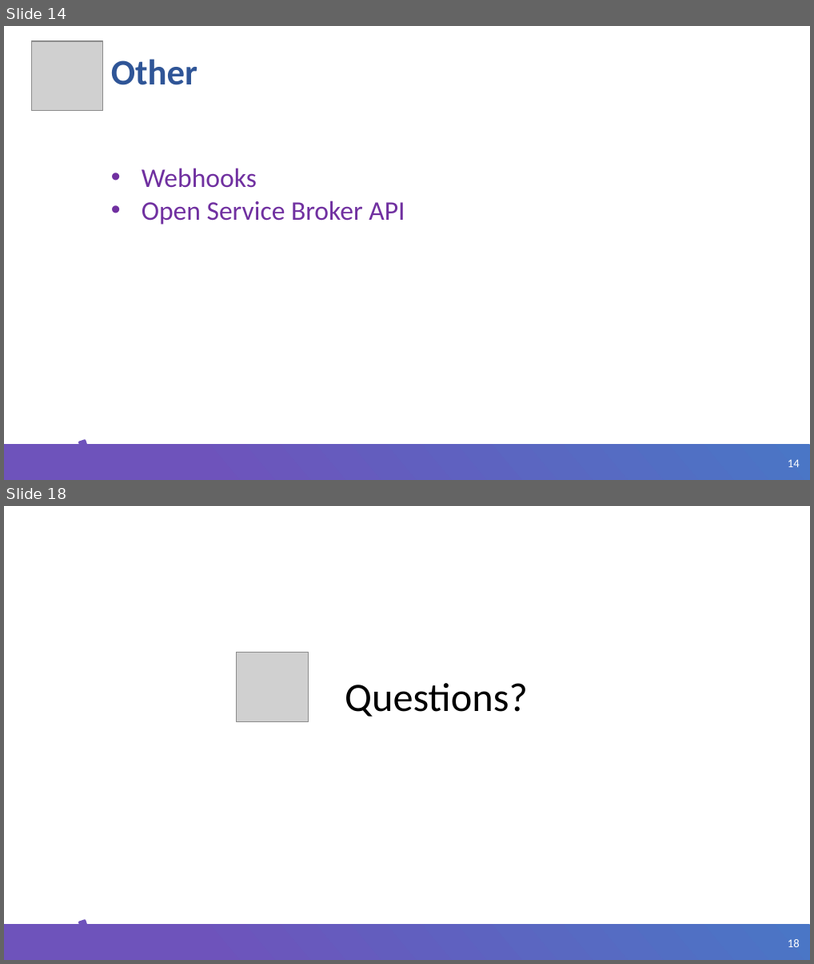
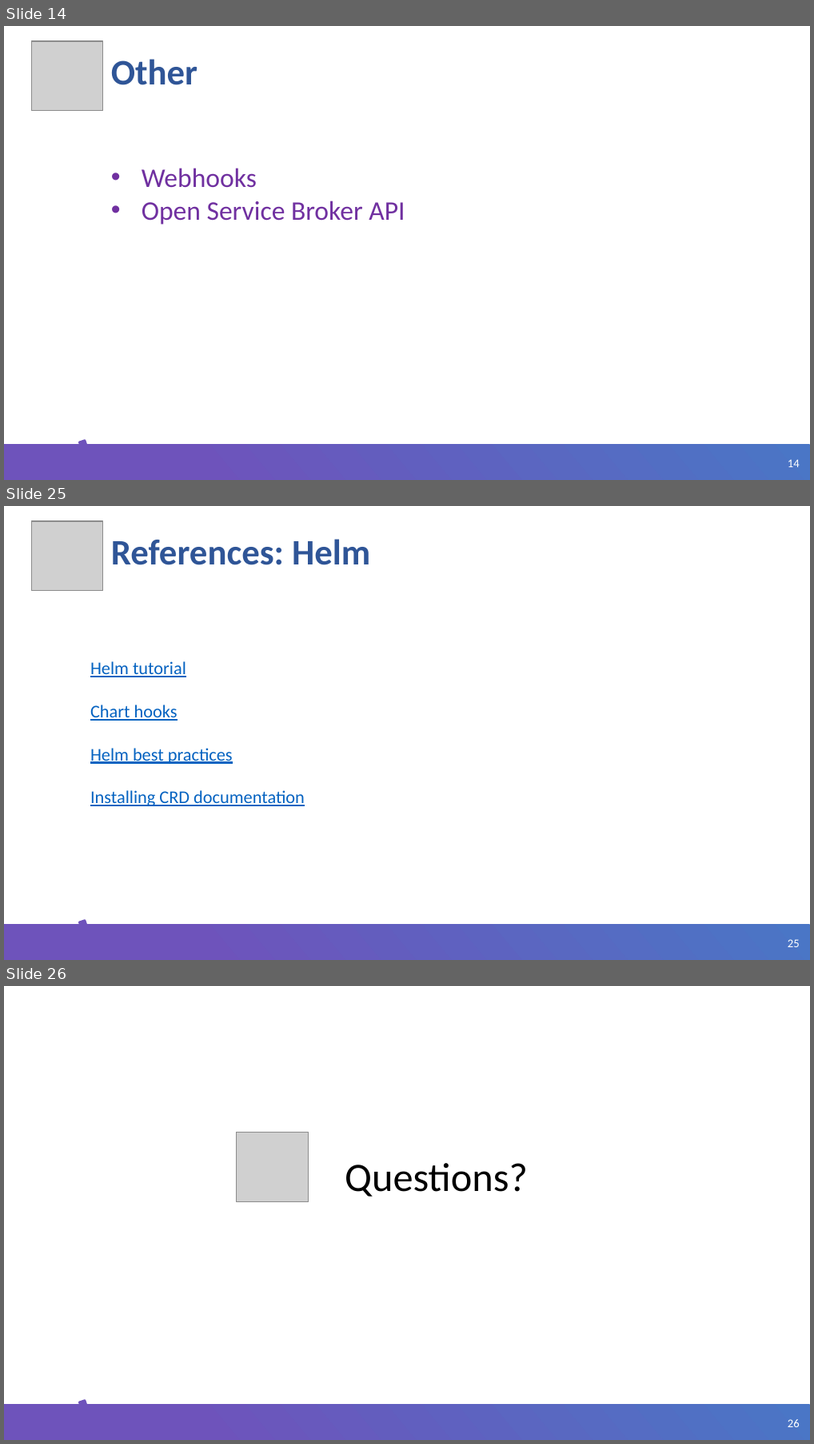
Before and after one commit to ybaryshnikova/extensions-meetup, a slide deck: Kubernetes CRD Helm.pptx. Shown one above the other, each under a label of ours: slides 14 and 18 before the commit, slides 14, 25 and 26 after it; the slides between them are not shown. The pictures are 814x964 and 814x1444 pixels, drawn with LibreOffice and Linux fonts; fonts in the diff are those of the drawing; grey boxes stand for pictures; background and template pictures are left out. Boxes give left, top, right and bottom in pixels: in the first picture for what was removed or moved away, otherwise in the second. Text is boxed around its words. In the diff, an @@ line names an element or a change of style, - is before the commit and + after.

Commit message:
restructure CRD helm examples

```diff
--- a/Kubernetes CRD Helm.pptx
+++ b/Kubernetes CRD Helm.pptx
@@ slide 25 added at (4, 506, 810, 960), background #FFFFFF; not listed: 3 template elements that a slide beside it also shows @@
@@ picture added at (31, 521, 103, 591) @@
@@ title added at (111, 539, 370, 565), 32 pt, text #2F5597, bold @@
+References: Helm
@@ text added at (90, 661, 305, 806), 16 pt, text #0563C1, underline @@
+Helm tutorial
+Chart hooks
+Helm best practices
+Installing CRD documentation
@@ what was slide 18 is now slide 26 @@
@@ page number at (788, 1419, 800, 1427): text changed @@
-18
+26
```
Also in this commit, not shown: 2 slides changed, 8 other slides added, 1 slide removed, 21 other files.
